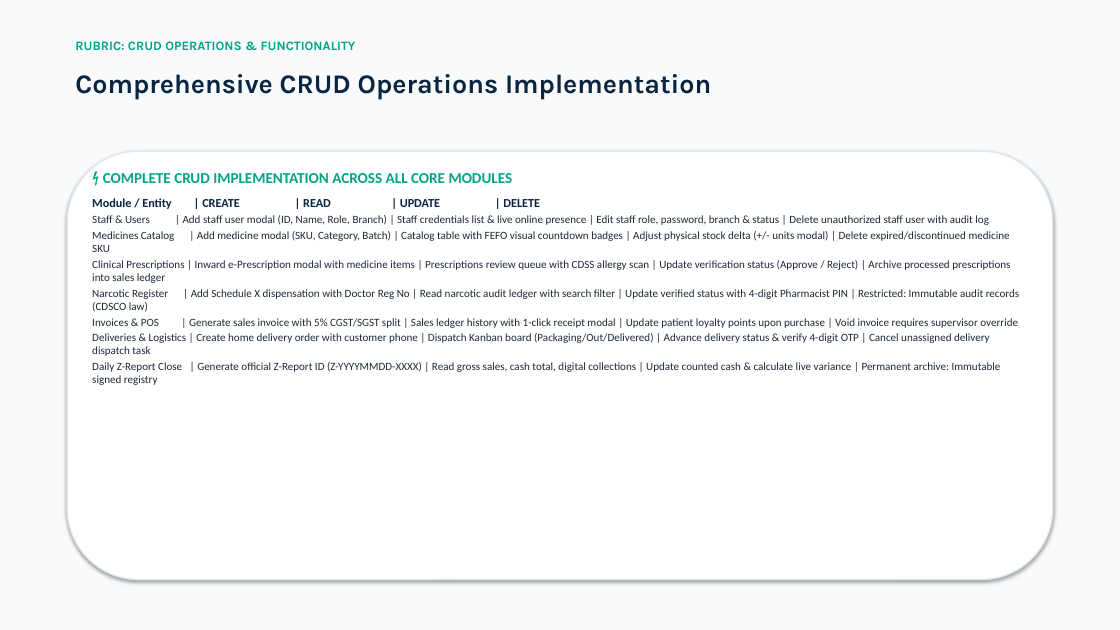
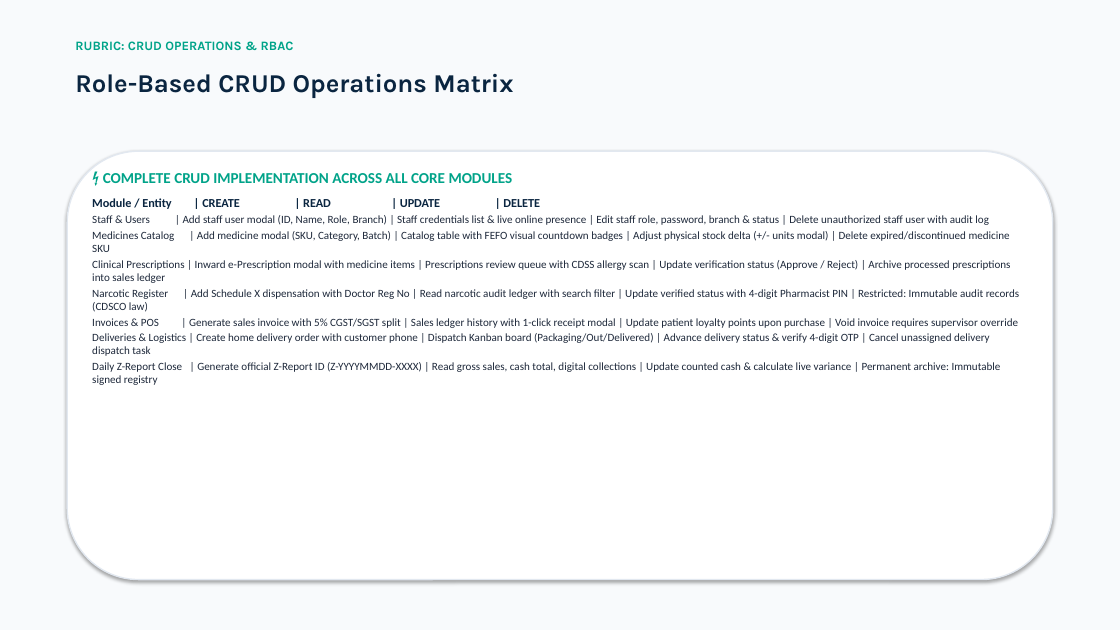
Before and after one commit to Piyush7251/Pharmacy_Management_System, a slide deck: slide 11 of AegisPharm_TQM_Presentation_Piyush_Bhatt.pptx (slide 8 before the commit). Drawn at 1120x630 pixels with LibreOffice and Linux fonts; fonts in the diff are those of the drawing. Boxes give left, top, right and bottom in pixels: in the first picture for what was removed or moved away, otherwise in the second. Text is boxed around its words. In the diff, an @@ line names an element or a change of style, - is before the commit and + after.

```diff
--- a/AegisPharm_TQM_Presentation_Piyush_Bhatt.pptx
+++ b/AegisPharm_TQM_Presentation_Piyush_Bhatt.pptx
@@ text at <box>75,41,294,50</box>: text changed @@
-RUBRIC: CRUD OPERATIONS & FUNCTIONALITY
+RUBRIC: CRUD OPERATIONS & RBAC
@@ text at <box>75,73,513,98</box>: text changed; size 23 to 22 pt @@
-Comprehensive CRUD Operations Implementation
+Role-Based CRUD Operations Matrix
```
Also in this commit, not shown: 10 other slides changed, 6 slides added, 2 slides removed, 2 other files.
